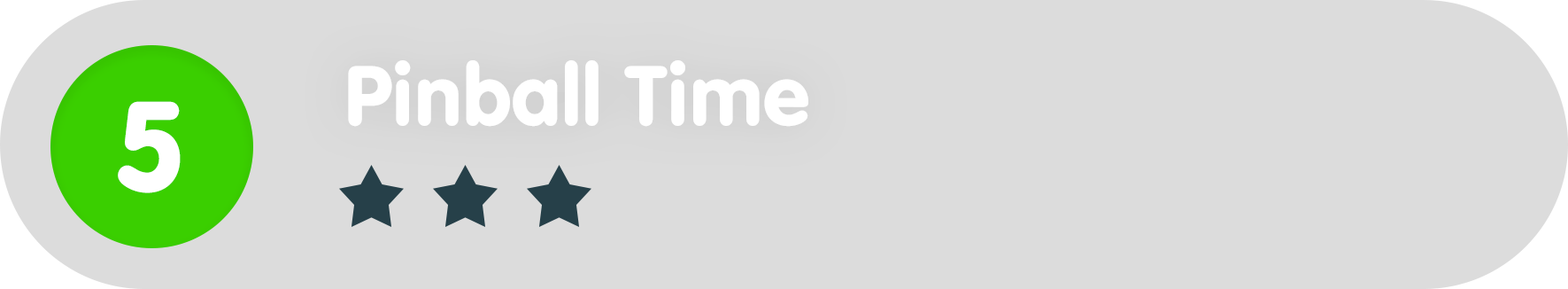
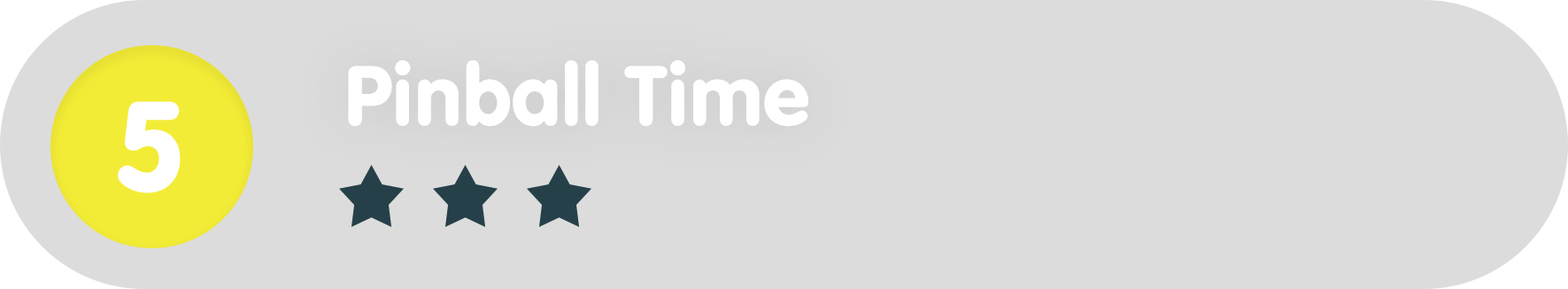
Before/after of a (1568, 289) layered artwork. What changed in the layer stack:
painted on "Ellipse_green" over box(50, 45, 254, 248)
